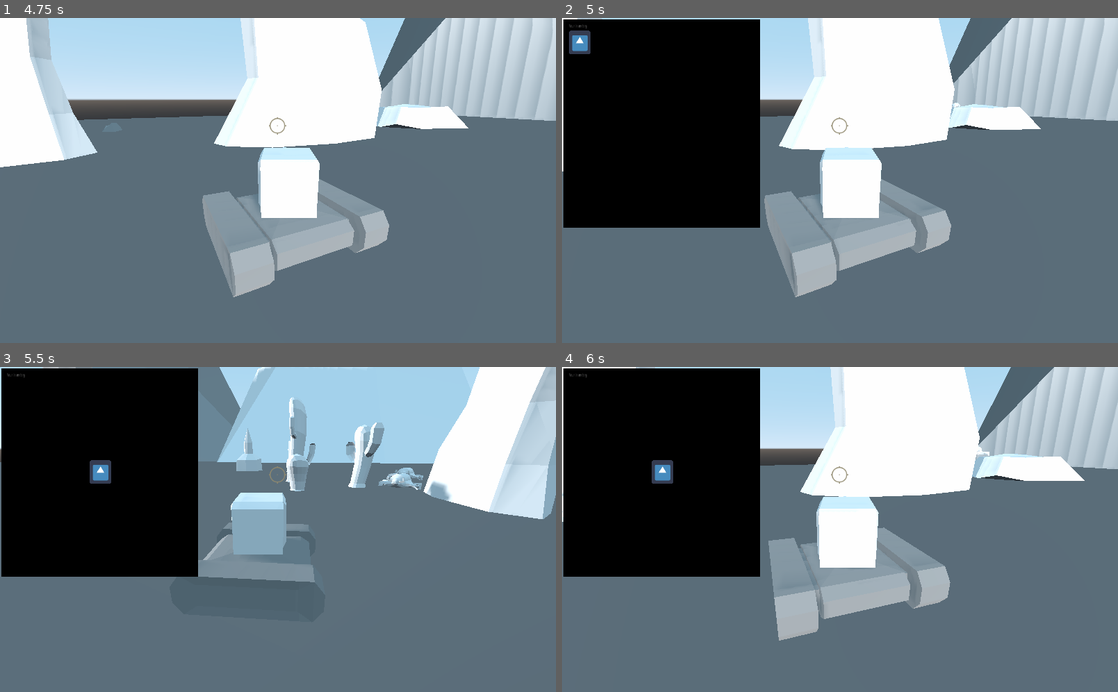
Above: before the commit, frames 1-4 (two rows, left to right).
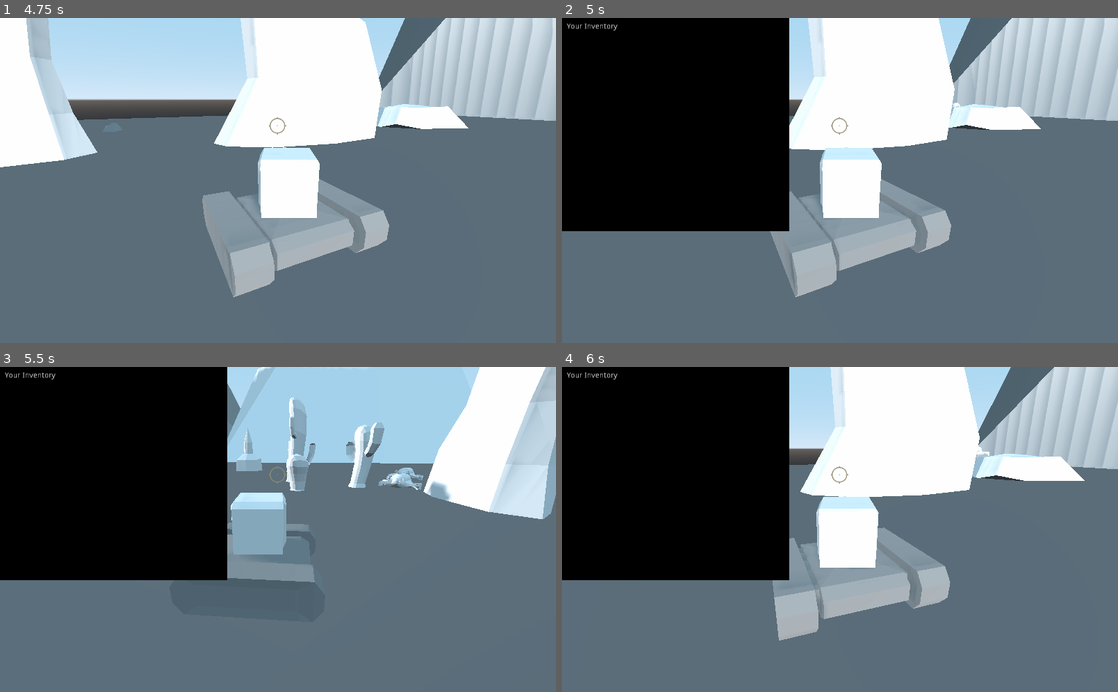
Above: after the commit, the same moments.

Repository: HelmetBugg/BioTank
Game: Godot game, scene res://Title.tscn
Same seed, same stepped clock (60 frames per second), same inputs: the game is played once before the commit and once after it. The engine's default icon, where the game draws it, is replaced by a stand-in: a white triangle on a blue panel in a dark square.
Inputs (mouse positions are in pixels of both pictures, inside the frame that each line leads up to):
- Up to frame 1 (4.75 s): click "START" at 0.5 s; tap Enter at 1.25 s; move the mouse to (305, 180) at 1.27 s; press the mouse at (305, 180) at 1.28 s; hold W (forward) from 1.28 s (still down); move the mouse to (250, 180) at 2.02 s; release the mouse at (250, 180) at 2.03 s; click (250, 180) at 2.1 s; move the mouse to (289, 174) at 2.77 s; press the mouse at (289, 174) at 2.78 s; move the mouse to (272, 187) at 3.52 s; release the mouse at (272, 187) at 3.53 s; click (272, 187) at 3.6 s; move the mouse to (316, 183) at 4.27 s; press the mouse at (316, 183) at 4.28 s
- Up to frame 2 (5 s): keep holding W (forward); tap Tab (inventory_toggle) at 4.9 s
- Up to frame 3 (5.5 s): release W (forward) at 5 s; release the mouse at (316, 532) at 5 s; drag from (16, 393) to (100, 471) at 5.02 s
- Up to frame 4 (6 s): move the mouse to (867, 529) at 5.77 s; press the mouse at (867, 529) at 5.78 s; hold S (reverse) from 5.78 s (still down)

Frame 1 is identical in both runs. In frame 2, 4.5% of the frame differs, in the area x 0-41%, y 0-66%; in frame 3, 4.5%; in frame 4, 4.5%.

Commit message:
finally got dragging working after a lot of struggle.

Diff:
--- a/Item.gd
+++ b/Item.gd
@@ -1,4 +1,4 @@
-extends Node2D
+extends KinematicBody2D
 
 var original_position = Vector2()
 var dragging = false
@@ -9,7 +9,8 @@
 	if dragging:
 		self.global_position = get_global_mouse_position()
 
-func _on_Area2D_input_event(viewport, event, shape_idx):
+
+func _on_Item_input_event2(viewport, event, shape_idx):
 	if event is InputEventMouseButton:
 		if event.button_index == BUTTON_LEFT and event.pressed:
 			original_position = self.global_position
@@ -22,5 +23,4 @@
 			else:
 				get_parent().remove_child(self)
 				currentLocation.add_child(self)
-				print("Parent got")
 				self.global_position = get_global_mouse_position()
--- a/Item.tscn
+++ b/Item.tscn
@@ -6,15 +6,14 @@
 [sub_resource type="RectangleShape2D" id=1]
 extents = Vector2( 17, 17 )
 
-[node name="Item" type="Node2D"]
+[node name="Item" type="KinematicBody2D"]
+input_pickable = true
 script = ExtResource( 2 )
 
 [node name="Sprite" type="Sprite" parent="."]
 texture = ExtResource( 1 )
 
-[node name="Area2D" type="Area2D" parent="."]
-
-[node name="CollisionShape2D" type="CollisionShape2D" parent="Area2D"]
+[node name="CollisionShape2D" type="CollisionShape2D" parent="."]
 shape = SubResource( 1 )
 
-[connection signal="input_event" from="Area2D" to="." method="_on_Area2D_input_event"]
+[connection signal="input_event" from="." to="." method="_on_Item_input_event2"]
--- a/Player.gd
+++ b/Player.gd
@@ -61,10 +61,11 @@
 	while i < inventory.size():
 		spawned_items.push_back(item.instance())
 		spawned_items[i].get_node("Sprite").texture = load(inventory[i])
-		$InventoryContainer/EnemyGrid.add_child(spawned_items[i])
-		spawned_items[i].position.x = spawned_items[i].position.x + (50 * i)
+		$InventoryContainer/EnemyInventory.add_child(spawned_items[i])
+		spawned_items[i].position.y = 100
+		spawned_items[i].position.x = 50 + spawned_items[i].position.x + (50 * i)
 		i += 1
-	$InventoryContainer/EnemyGrid.visible = !$InventoryContainer/EnemyGrid.visible
+	$InventoryContainer/EnemyInventory.visible = !$InventoryContainer/EnemyInventory.visible
 
 
 func kill():
--- a/Player.tscn
+++ b/Player.tscn
@@ -18,10 +18,10 @@
 extents = Vector2( 57.5865, 32.4211 )
 
 [sub_resource type="RectangleShape2D" id=7]
-extents = Vector2( 512.661, 289.579 )
+extents = Vector2( 209.197, 195.619 )
 
 [sub_resource type="RectangleShape2D" id=6]
-extents = Vector2( 518.279, 289.948 )
+extents = Vector2( 213.639, 200.974 )
 
 [sub_resource type="SphereShape" id=4]
 radius = 1.76976
@@ -75,75 +75,74 @@
 margin_right = 1026.0
 margin_bottom = 604.0
 
-[node name="PlayerGrid" type="GridContainer" parent="InventoryContainer"]
-margin_left = 513.0
-margin_top = 302.0
-margin_right = 513.0
-margin_bottom = 302.0
-
-[node name="PlayerInventory" type="Sprite" parent="InventoryContainer/PlayerGrid"]
-position = Vector2( -329.375, -107.375 )
-scale = Vector2( 0.355986, 0.678571 )
-texture = ExtResource( 6 )
+[node name="PlayerInventory" type="Sprite" parent="InventoryContainer"]
 script = ExtResource( 10 )
 
-[node name="RichTextLabel" type="RichTextLabel" parent="InventoryContainer/PlayerGrid/PlayerInventory"]
-margin_left = -479.302
-margin_top = -270.605
-margin_right = -379.302
-margin_bottom = -240.605
-custom_colors/default_color = Color( 1, 1, 1, 1 )
-text = "Your Inventory"
-
-[node name="ItemBody" type="KinematicBody2D" parent="InventoryContainer/PlayerGrid/PlayerInventory"]
-position = Vector2( -424, -220 )
+[node name="ItemBody" type="KinematicBody2D" parent="InventoryContainer/PlayerInventory"]
+visible = false
+position = Vector2( 61, 114 )
+scale = Vector2( 0.52, 1 )
 z_index = 1
 z_as_relative = false
 input_pickable = true
 script = ExtResource( 8 )
 
-[node name="CollisionShape2D2" type="CollisionShape2D" parent="InventoryContainer/PlayerGrid/PlayerInventory/ItemBody"]
+[node name="CollisionShape2D2" type="CollisionShape2D" parent="InventoryContainer/PlayerInventory/ItemBody"]
 position = Vector2( 0, -4.57764e-05 )
 shape = SubResource( 5 )
 
-[node name="InventoryItem" type="Sprite" parent="InventoryContainer/PlayerGrid/PlayerInventory/ItemBody"]
+[node name="InventoryItem" type="Sprite" parent="InventoryContainer/PlayerInventory/ItemBody"]
 scale = Vector2( 1.78933, 1 )
 texture = ExtResource( 7 )
 
-[node name="PlayerInventoryArea" type="Area2D" parent="InventoryContainer/PlayerGrid/PlayerInventory"]
+[node name="TextureRect" type="TextureRect" parent="InventoryContainer/PlayerInventory"]
+margin_right = 419.0
+margin_bottom = 394.0
+mouse_filter = 2
+texture = ExtResource( 6 )
+expand = true
 
-[node name="CollisionShape2D" type="CollisionShape2D" parent="InventoryContainer/PlayerGrid/PlayerInventory/PlayerInventoryArea"]
-position = Vector2( 5.26703, -1.65817 )
+[node name="RichTextLabel" type="RichTextLabel" parent="InventoryContainer/PlayerInventory/TextureRect"]
+margin_left = 9.0
+margin_top = 9.0
+margin_right = 109.0
+margin_bottom = 39.0
+custom_colors/default_color = Color( 1, 1, 1, 1 )
+text = "Your Inventory"
+
+[node name="PlayerInventoryArea" type="Area2D" parent="InventoryContainer/PlayerInventory"]
+position = Vector2( 505, 293 )
+
+[node name="CollisionShape2D" type="CollisionShape2D" parent="InventoryContainer/PlayerInventory/PlayerInventoryArea"]
+position = Vector2( -298.197, -95.6186 )
 shape = SubResource( 7 )
 
-[node name="EnemyGrid" type="GridContainer" parent="InventoryContainer"]
+[node name="EnemyInventory" type="Sprite" parent="InventoryContainer"]
 visible = false
-margin_left = 513.0
-margin_top = 302.0
-margin_right = 513.0
-margin_bottom = 302.0
-columns = 4
-
-[node name="EnemyInventory" type="Sprite" parent="InventoryContainer/EnemyGrid"]
-position = Vector2( 108, -106 )
-scale = Vector2( 0.355986, 0.678571 )
-texture = ExtResource( 6 )
+position = Vector2( 480, 0 )
 script = ExtResource( 9 )
 
-[node name="RichTextLabel" type="RichTextLabel" parent="InventoryContainer/EnemyGrid/EnemyInventory"]
-margin_left = -479.302
-margin_top = -270.605
-margin_right = -379.302
-margin_bottom = -240.605
-custom_colors/default_color = Color( 1, 1, 1, 1 )
-text = "Enemy Inventory"
+[node name="TextureRect" type="TextureRect" parent="InventoryContainer/EnemyInventory"]
+margin_right = 420.0
+margin_bottom = 397.0
+mouse_filter = 2
+texture = ExtResource( 6 )
+expand = true
 
-[node name="InventoryArea" type="Area2D" parent="InventoryContainer/EnemyGrid/EnemyInventory"]
+[node name="InventoryArea" type="Area2D" parent="InventoryContainer/EnemyInventory"]
 position = Vector2( -778.121, -116.421 )
 
-[node name="CollisionShape2D" type="CollisionShape2D" parent="InventoryContainer/EnemyGrid/EnemyInventory/InventoryArea"]
-position = Vector2( 776.716, 117.526 )
+[node name="CollisionShape2D" type="CollisionShape2D" parent="InventoryContainer/EnemyInventory/InventoryArea"]
+position = Vector2( 989.481, 316.447 )
 shape = SubResource( 6 )
+
+[node name="RichTextLabel" type="RichTextLabel" parent="InventoryContainer/EnemyInventory"]
+margin_left = 9.0
+margin_top = 9.0
+margin_right = 109.0
+margin_bottom = 39.0
+custom_colors/default_color = Color( 1, 1, 1, 1 )
+text = "Enemy  Inventory"
 
 [node name="PlayerReach" type="Area" parent="."]
 transform = Transform( 1, 0, 0, 0, 1, 0, 0, 0, 1, -0.147252, 0, -0.343571 )
@@ -152,10 +151,10 @@
 transform = Transform( 1, 0, 0, 0, 1, 0, 0, 0, 1, -0.0138305, 0.486265, 0.359179 )
 shape = SubResource( 4 )
 
-[connection signal="input_event" from="InventoryContainer/PlayerGrid/PlayerInventory/ItemBody" to="InventoryContainer/PlayerGrid/PlayerInventory/ItemBody" method="_on_ItemBody_input_event"]
-[connection signal="body_entered" from="InventoryContainer/PlayerGrid/PlayerInventory/PlayerInventoryArea" to="InventoryContainer/PlayerGrid/PlayerInventory" method="_on_PlayerInventoryArea_body_entered"]
-[connection signal="body_exited" from="InventoryContainer/PlayerGrid/PlayerInventory/PlayerInventoryArea" to="InventoryContainer/PlayerGrid/PlayerInventory" method="_on_PlayerInventoryArea_body_exited"]
-[connection signal="body_entered" from="InventoryContainer/EnemyGrid/EnemyInventory/InventoryArea" to="InventoryContainer/EnemyGrid/EnemyInventory" method="_on_InventoryArea_body_entered"]
-[connection signal="body_exited" from="InventoryContainer/EnemyGrid/EnemyInventory/InventoryArea" to="InventoryContainer/EnemyGrid/EnemyInventory" method="_on_InventoryArea_body_exited"]
+[connection signal="input_event" from="InventoryContainer/PlayerInventory/ItemBody" to="InventoryContainer/PlayerInventory/ItemBody" method="_on_ItemBody_input_event"]
+[connection signal="body_entered" from="InventoryContainer/PlayerInventory/PlayerInventoryArea" to="InventoryContainer/PlayerInventory" method="_on_PlayerInventoryArea_body_entered"]
+[connection signal="body_exited" from="InventoryContainer/PlayerInventory/PlayerInventoryArea" to="InventoryContainer/PlayerInventory" method="_on_PlayerInventoryArea_body_exited"]
+[connection signal="body_entered" from="InventoryContainer/EnemyInventory/InventoryArea" to="InventoryContainer/EnemyInventory" method="_on_InventoryArea_body_entered"]
+[connection signal="body_exited" from="InventoryContainer/EnemyInventory/InventoryArea" to="InventoryContainer/EnemyInventory" method="_on_InventoryArea_body_exited"]
 [connection signal="area_entered" from="PlayerReach" to="." method="_on_PlayerReach_area_entered"]
 [connection signal="area_exited" from="PlayerReach" to="." method="_on_PlayerReach_area_exited"]
